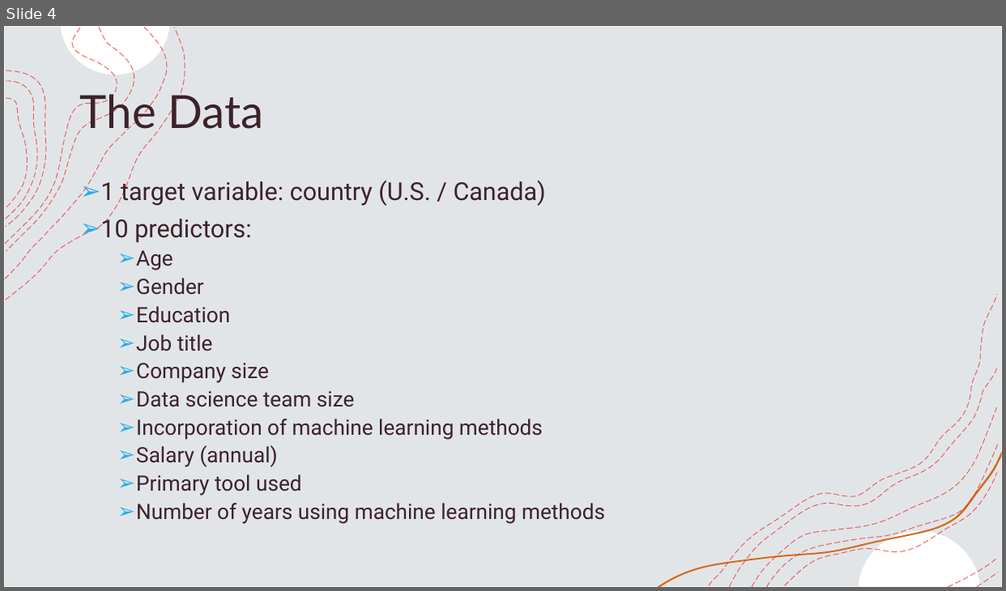
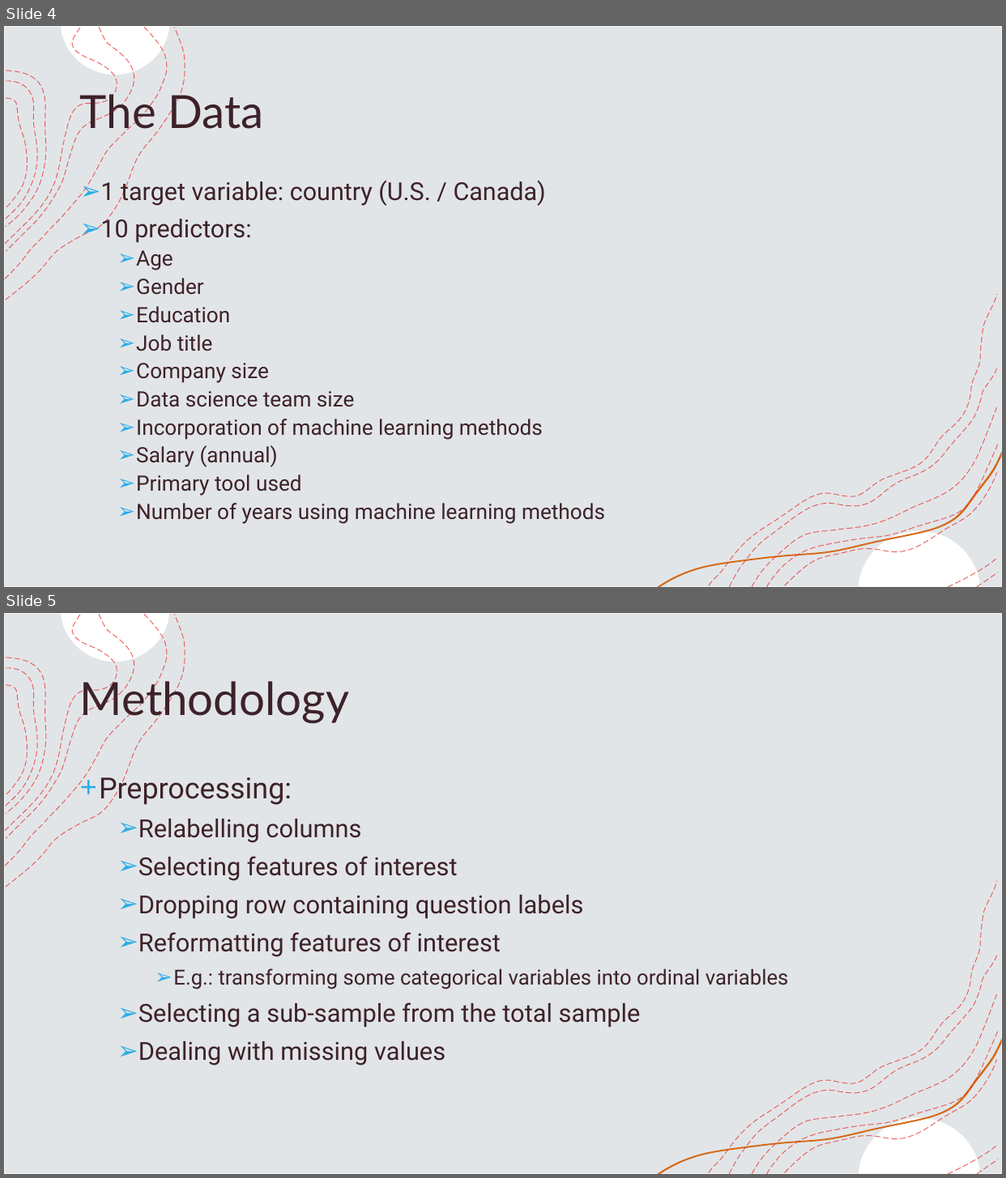
Before and after one commit to pierreolivierbonin/Coursera_Capstone, a slide deck: Presentation (final).pptx. Shown one above the other, each under a label of ours: slide 4 before the commit, slides 4 and 5 after it. The pictures are 1006x591 and 1006x1178 pixels, drawn with LibreOffice and Linux fonts; fonts in the diff are those of the drawing. Boxes give left, top, right and bottom in pixels: in the first picture for what was removed or moved away, otherwise in the second. Text is boxed around its words. In the diff, an @@ line names an element or a change of style, - is before the commit and + after.

```diff
--- a/Presentation (final).pptx
+++ b/Presentation (final).pptx
@@ slide 5 added at (x1=4, y1=613, x2=1002, y2=1174), background #FFFFFF; not listed: 18 template elements that a slide beside it also shows @@
@@ title added at (x1=80, y1=675, x2=349, y2=724), 44 pt, text #3D2229 @@
+Methodology
@@ text added at (x1=99, y1=772, x2=789, y2=1066), 24 pt, text #3D2229 @@
++ Preprocessing:
+  ➢ Relabelling columns
+  ➢ Selecting features of interest
+  ➢ Dropping row containing question labels
+  ➢ Reformatting features of interest
+    ➢ E.g.: transforming some categorical variables into ordinal variables
+  ➢ Selecting a sub-sample from the total sample
+  ➢ Dealing with missing values
```
Also in this commit, not shown: 9 slides changed, 9 other slides added, 1 slide removed, 7 other files.
